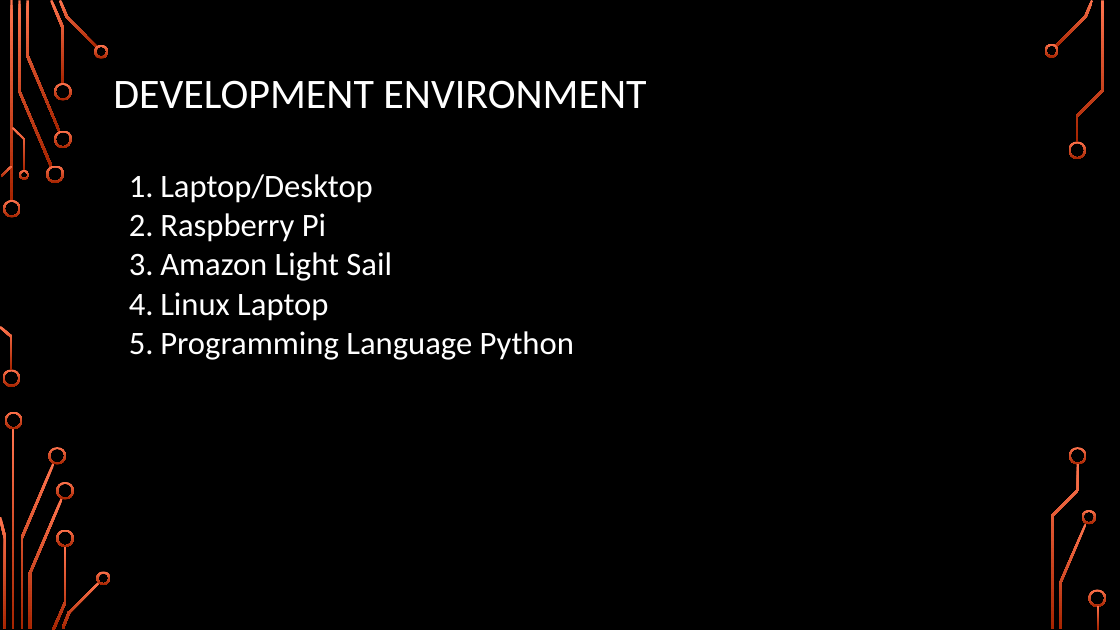
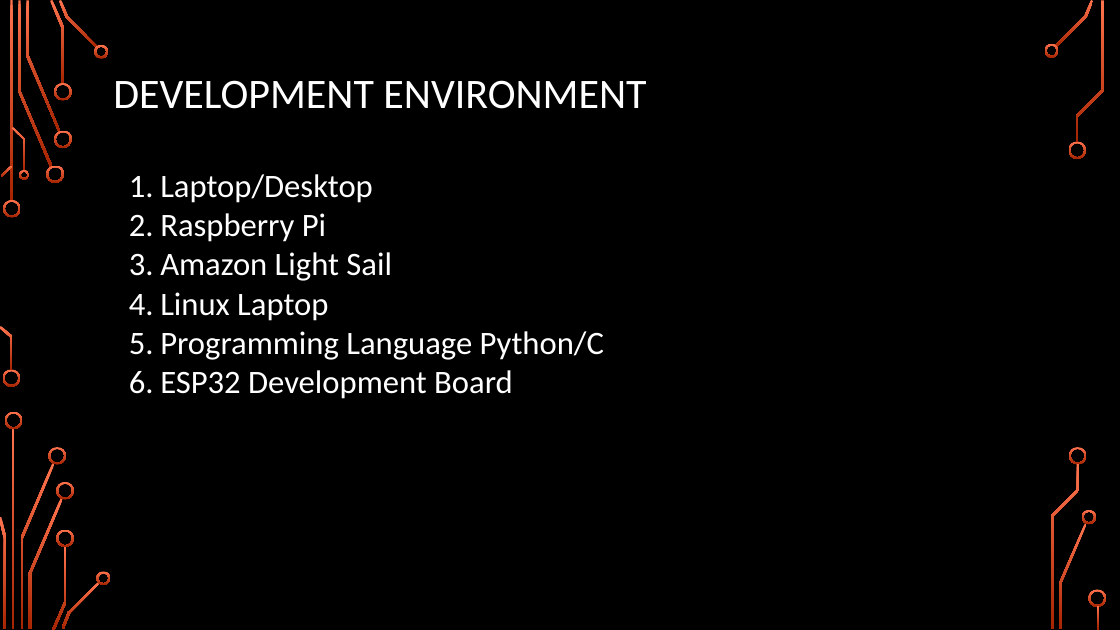
Before and after one commit to girishsukukumar/IoTWorkshop, a slide deck: slide 15 of Module-2.pptx (slide 6 before the commit). Drawn at 1120x630 pixels with LibreOffice and Linux fonts; fonts in the diff are those of the drawing; background and template pictures are left out. Boxes give left, top, right and bottom in pixels: in the first picture for what was removed or moved away, otherwise in the second. Text is boxed around its words. In the diff, an @@ line names an element or a change of style, - is before the commit and + after.

```diff
--- a/Module-2.pptx
+++ b/Module-2.pptx
@@ text at [160, 331, 604, 399]: text changed @@
-5. Programming Language Python
+5. Programming Language Python/C
+6. ESP32 Development Board
```
Also in this commit, not shown: 2 other slides changed, 10 slides added, 27 slides removed.
